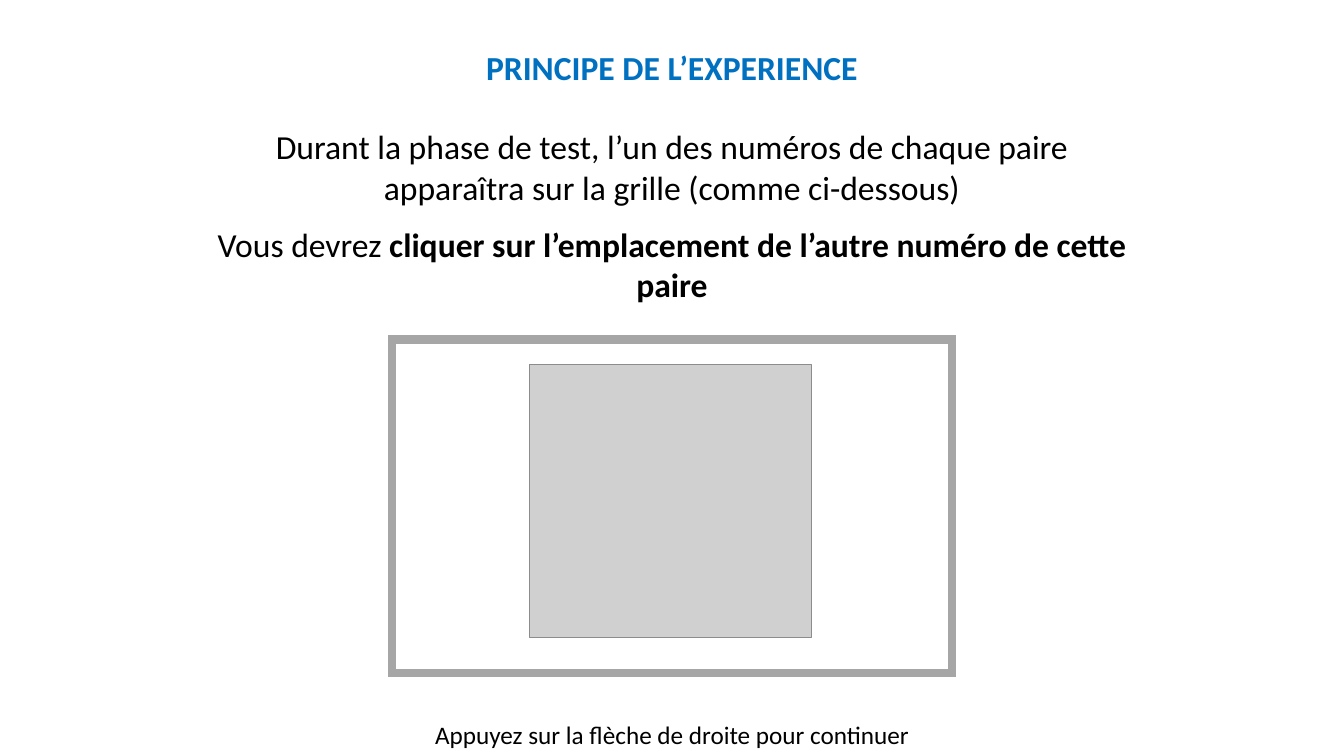
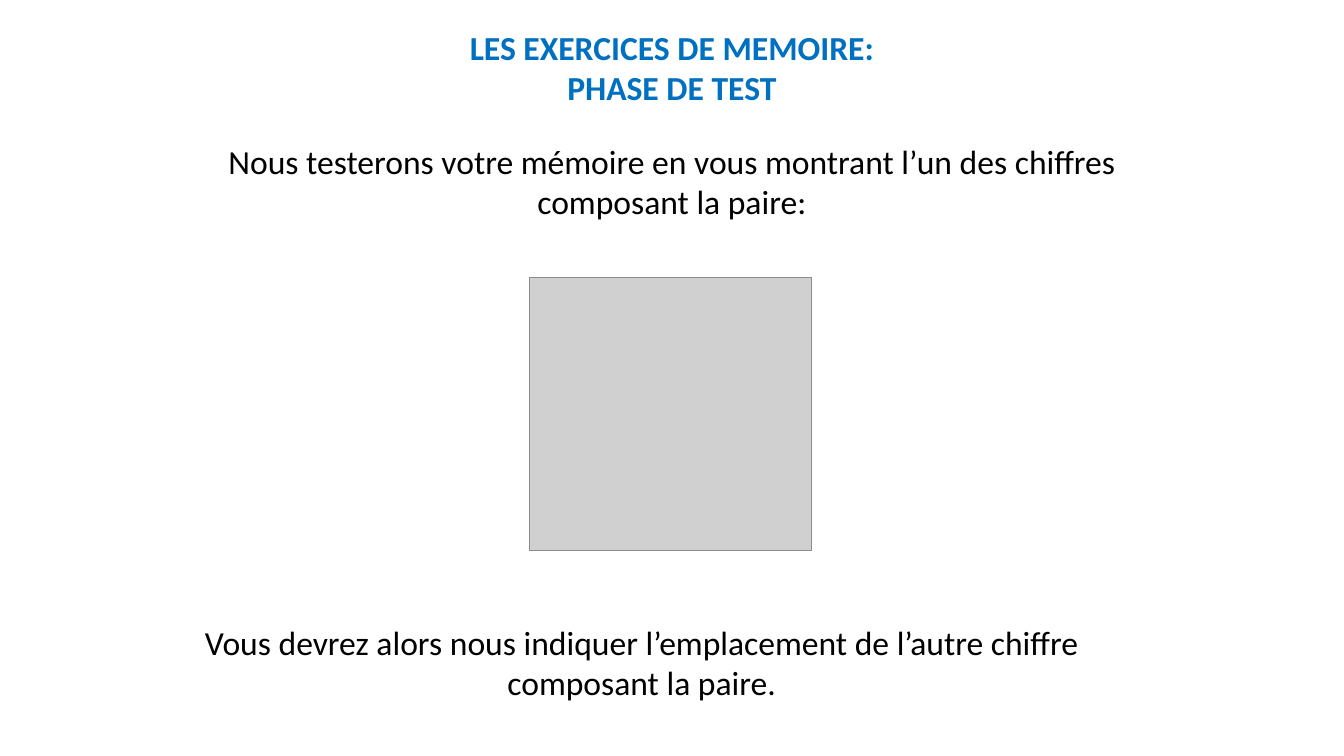
Before and after one commit to MBB-team/Online_Testing, a slide deck: slide 4 of src/Self_Efficacy/Stimuli/Instructions.pptx (slide 5 before the commit). Drawn at 1344x756 pixels with LibreOffice and Linux fonts; fonts in the diff are those of the drawing; grey boxes stand for pictures. Boxes give left, top, right and bottom in pixels: in the first picture for what was removed or moved away, otherwise in the second. Text is boxed around its words. In the diff, an @@ line names an element or a change of style, - is before the commit and + after.

```diff
--- a/src/Self_Efficacy/Stimuli/Instructions.pptx
+++ b/src/Self_Efficacy/Stimuli/Instructions.pptx
@@ text "LES EXERCICES DE MEMOIRE: PHASE ..." at bbox=[470, 38, 874, 101]: vertical alignment top to middle @@
@@ text at bbox=[470, 38, 874, 101]: text changed; size 18 to 24 pt; text colour #000000 to #0070C0; bold on @@
-Appuyez sur la flèche de droite pour continuer
+LES EXERCICES DE MEMOIRE: PHASE DE TEST
@@ text removed at bbox=[486, 55, 858, 81] @@
-PRINCIPE DE L’EXPERIENCE
@@ text at bbox=[228, 150, 1115, 220]: text changed @@
-Durant la phase de test, l’un des numéros de chaque paire apparaîtra sur la grille (comme ci-dessous)
-Vous devrez cliquer sur l’emplacement de l’autre numéro de cette paire
+Nous testerons votre mémoire en vous montrant l’un des chiffres composant la paire:
@@ picture: place and size @@
-picture at bbox=[530, 365, 812, 638]
+picture at bbox=[530, 277, 812, 551]
@@ rectangle removed at bbox=[392, 340, 953, 674] @@
@@ text added at bbox=[205, 631, 1078, 701], 24 pt, text #000000 @@
+Vous devrez alors nous indiquer l’emplacement de l’autre chiffre composant la paire.
```
Also in this commit, not shown: 23 other slides changed, 9 slides added, 21 slides removed, 35 other files.
